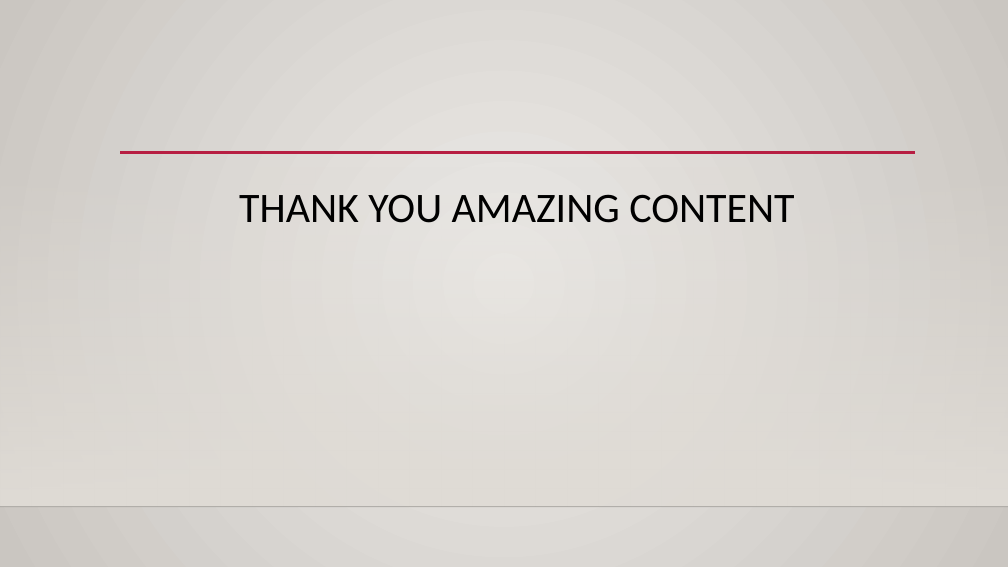
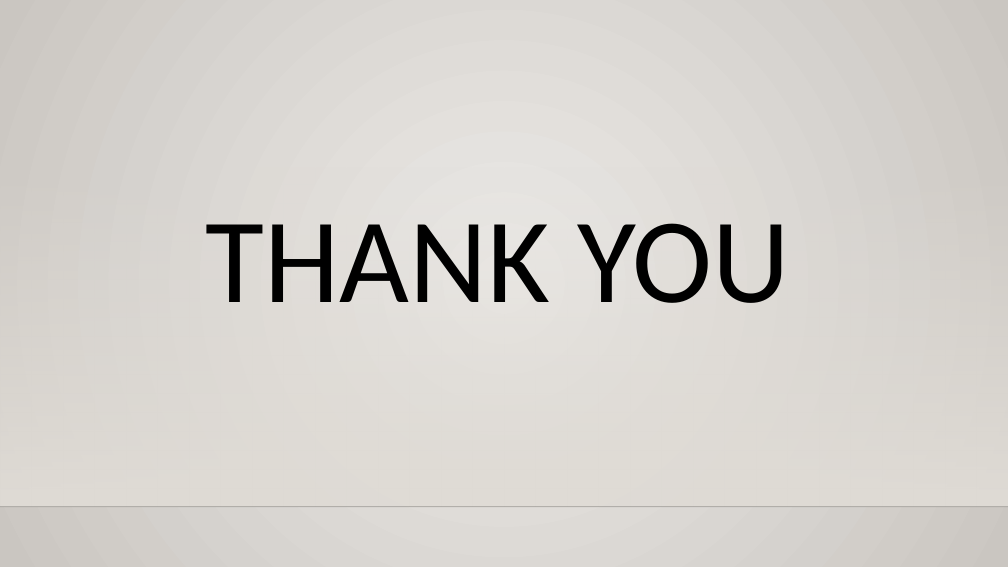
Before and after one commit to karimkhamwani/data-mining, a slide deck: slide 18 of Caravan.pptx (slide 16 before the commit). Drawn at 1008x567 pixels with LibreOffice and Linux fonts; fonts in the diff are those of the drawing; background and template pictures are left out. Boxes give left, top, right and bottom in pixels: in the first picture for what was removed or moved away, otherwise in the second. Text is boxed around its words. In the diff, an @@ line names an element or a change of style, - is before the commit and + after.

```diff
--- a/Caravan.pptx
+++ b/Caravan.pptx
@@ line removed from (120, 153) to (915, 153) @@
@@ text at bbox=[206, 223, 789, 303]: text changed; size 40 to 115 pt @@
-THANK YOU AMAZING CONTENT
+THANK YOU
```
Also in this commit, not shown: 9 other slides changed, 4 slides added, 2 slides removed.
